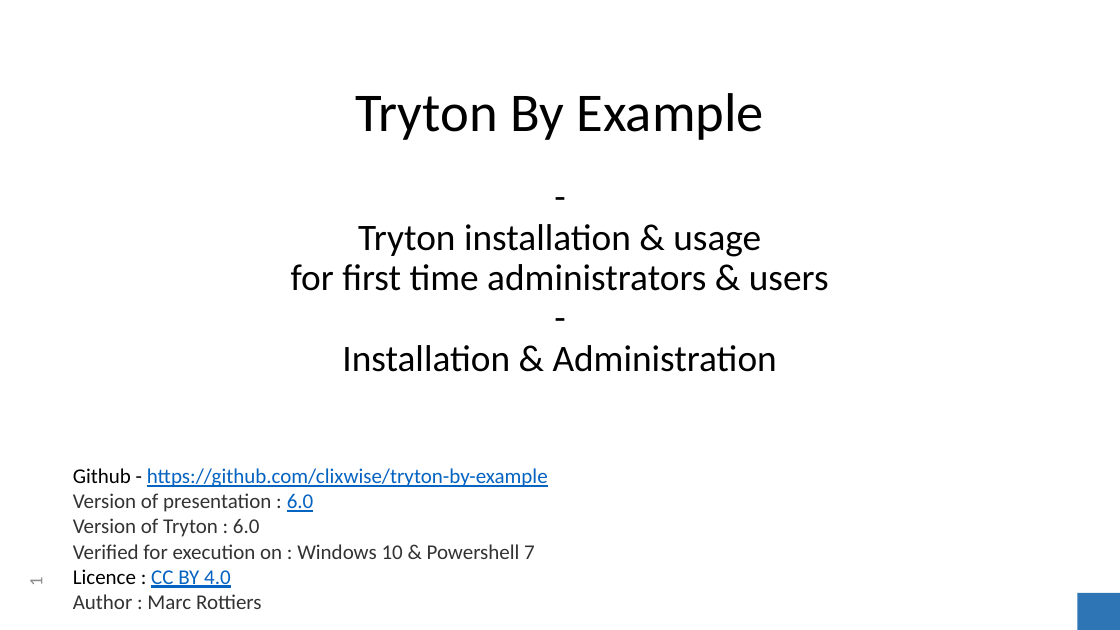
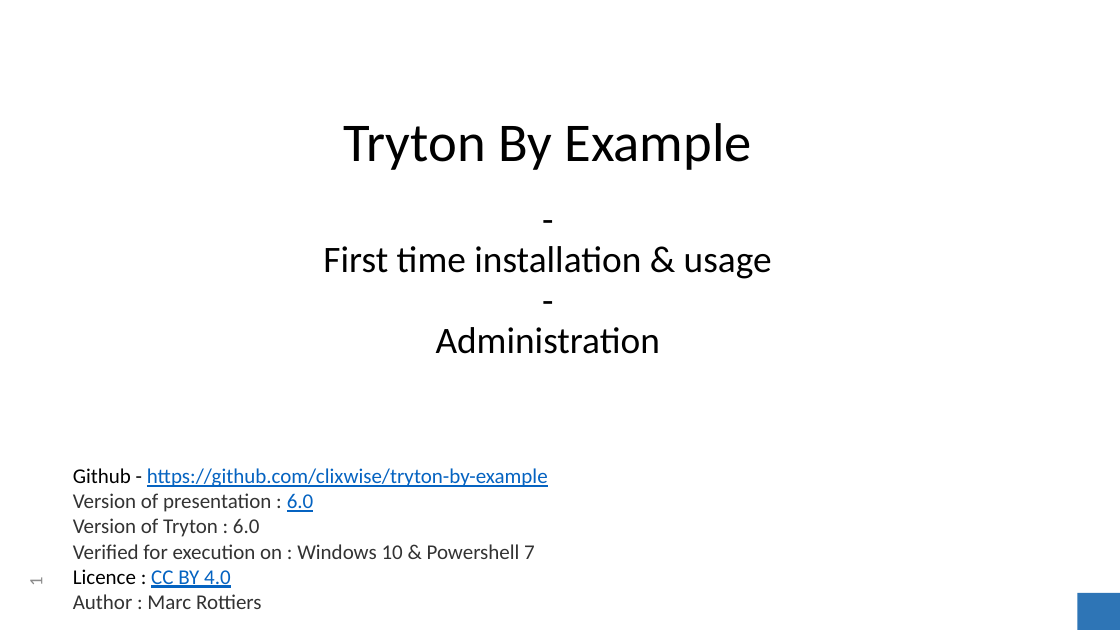
Before and after one commit to clixwise/tryton-by-example, a slide deck: slide 1 of Tryton 6.0 - Doc 00.01 - Installation & administration.pptx. Drawn at 1120x630 pixels with LibreOffice and Linux fonts; fonts in the diff are those of the drawing. Boxes give left, top, right and bottom in pixels: in the first picture for what was removed or moved away, otherwise in the second. Text is boxed around its words. In the diff, an @@ line names an element or a change of style, - is before the commit and + after.

```diff
--- a/Tryton 6.0 - Doc 00.01 - Installation & administration.pptx
+++ b/Tryton 6.0 - Doc 00.01 - Installation & administration.pptx
@@ text "Tryton By Example": place and size @@
-text "Tryton By Example" at [356, 93, 764, 140]
+text "Tryton By Example" at [343, 123, 752, 170]
@@ title at [323, 246, 772, 354]: text changed @@
--
-Tryton installation & usage
-for first time administrators & users
--
-Installation & Administration
+-
+First time installation & usage
+-
+Administration
```
Also in this commit, not shown: 1 other slide changed, 1 slide added, 3 other files.
